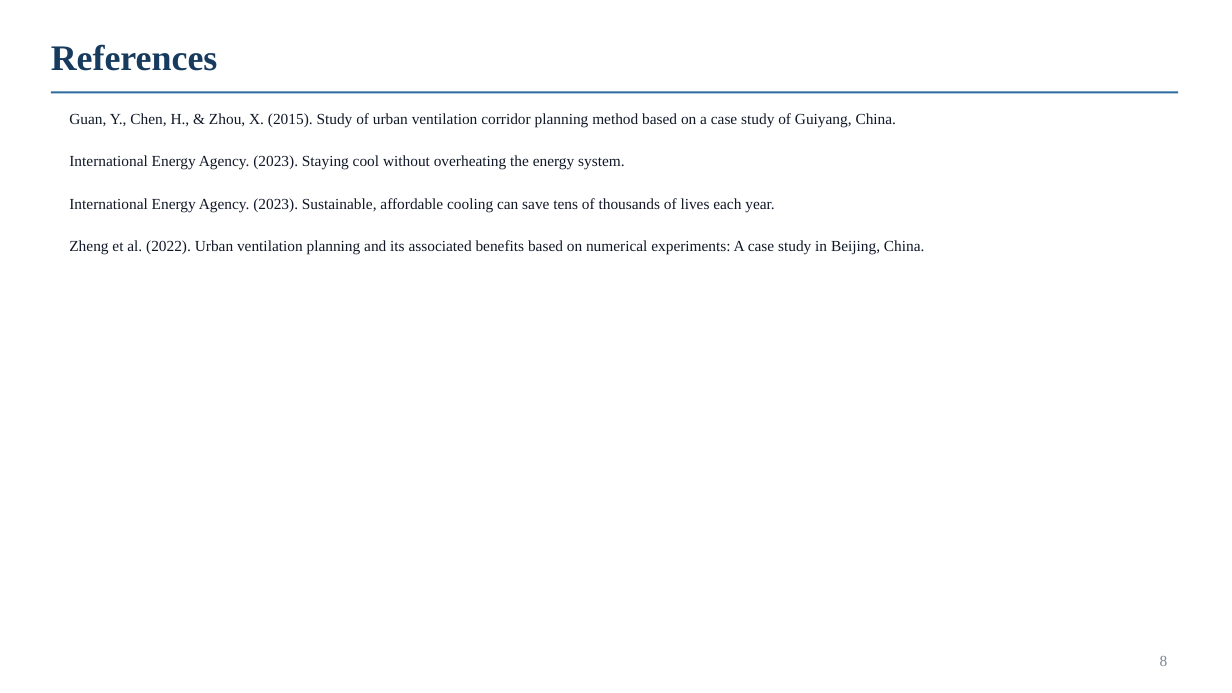
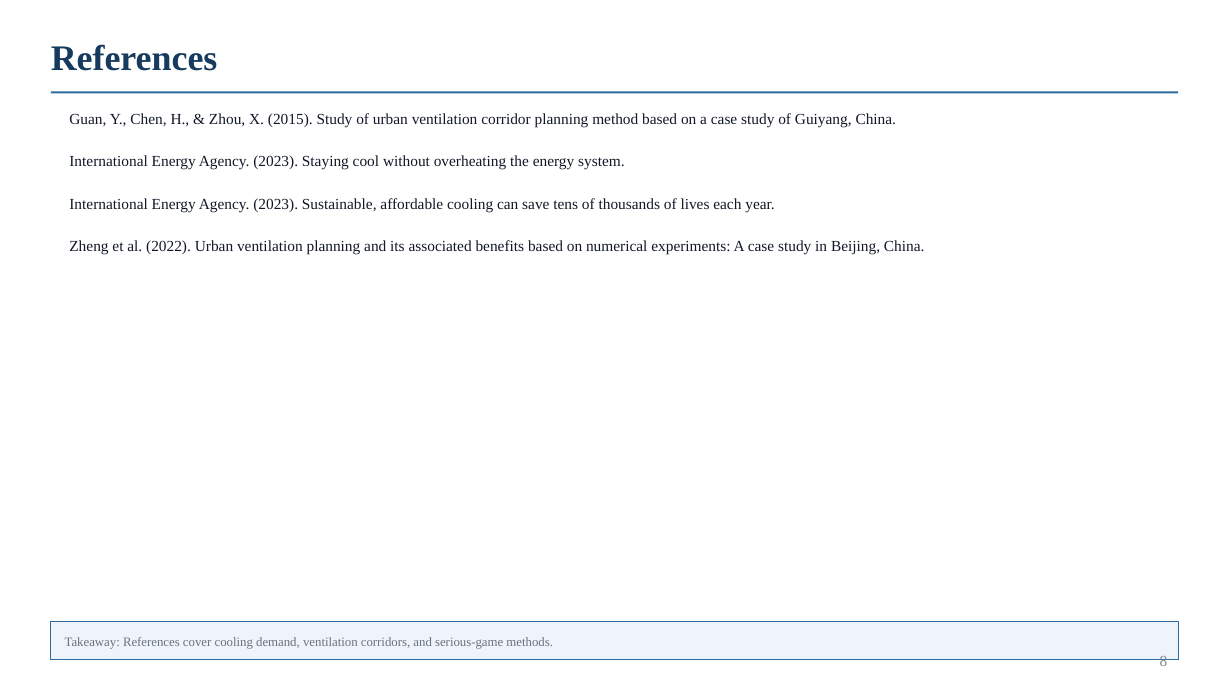
Before and after one commit to HYH-SZ/mayor-climate-game, a slide deck: slide 8 of midterm.pptx. Drawn at 1232x693 pixels with LibreOffice and Linux fonts; fonts in the diff are those of the drawing. Boxes give left, top, right and bottom in pixels: in the first picture for what was removed or moved away, otherwise in the second. Text is boxed around its words. In the diff, an @@ line names an element or a change of style, - is before the commit and + after.

Commit message:
Regenerate midterm.pptx with N=15 results and updated method slides.

```diff
--- a/midterm.pptx
+++ b/midterm.pptx
@@ rectangle added at [51, 621, 1178, 660], fill #EEF4FA, outline #2D6A9F 0.6 pt @@
@@ text added at [65, 637, 553, 649], 10 pt, text #6B7280 @@
+Takeaway: References cover cooling demand, ventilation corridors, and serious-game methods.
```
Also in this commit, not shown: 5 other slides changed, 3 slides added, 3 slides removed, 1 other file.
